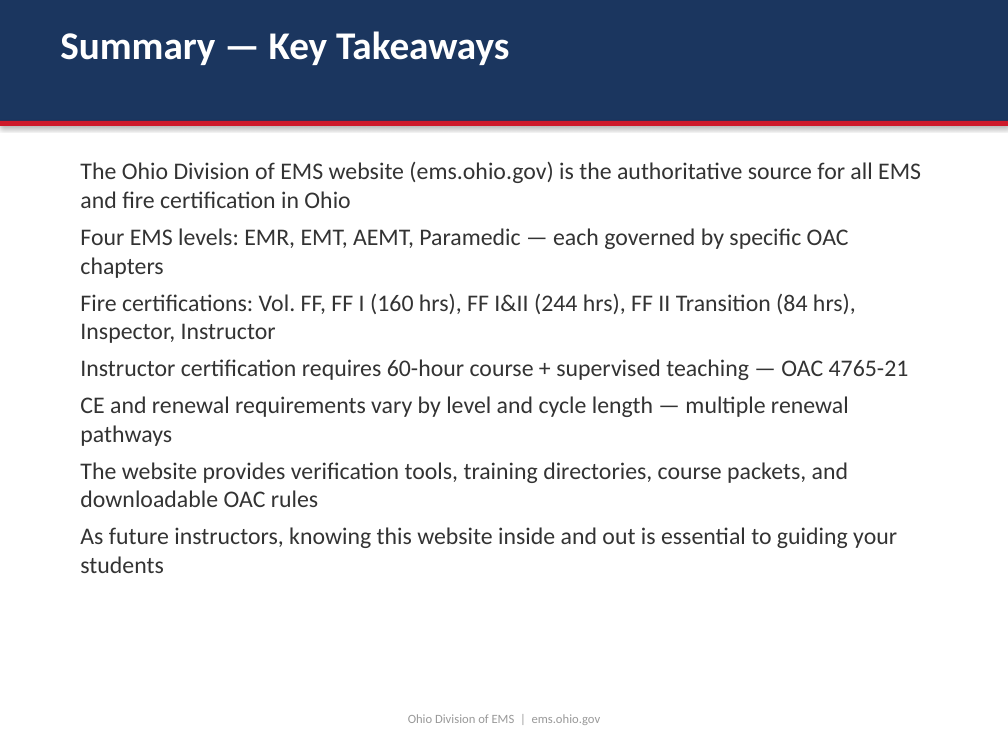
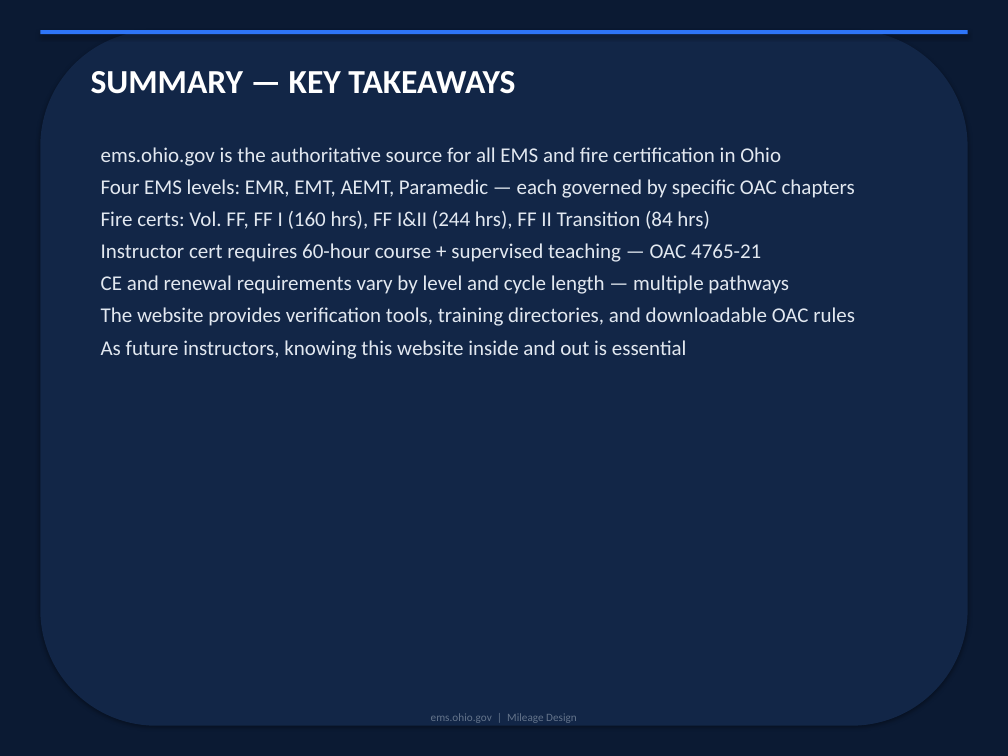
Before and after one commit to bbishilany/nicks-capstone, a slide deck: slide 16 of Ohio-Division-of-EMS-Presentation.pptx. Drawn at 1008x756 pixels with LibreOffice and Linux fonts; fonts in the diff are those of the drawing. Boxes give left, top, right and bottom in pixels: in the first picture for what was removed or moved away, otherwise in the second. Text is boxed around its words. In the diff, an @@ line names an element or a change of style, - is before the commit and + after.

```diff
--- a/Ohio-Division-of-EMS-Presentation.pptx
+++ b/Ohio-Division-of-EMS-Presentation.pptx
@@ background #FFFFFF to #0B1A33 @@
@@ rectangle removed at (x1=0, y1=0, x2=1008, y2=121) @@
@@ rectangle resized from (x1=0, y1=121, x2=1008, y2=126) to (x1=40, y1=30, x2=968, y2=34) @@
@@ rectangle at (x1=40, y1=30, x2=968, y2=34): fill #CE1A2B to #2E75F7 @@
@@ rounded rectangle added at (x1=40, y1=30, x2=968, y2=726), fill #122647 @@
@@ text at (x1=91, y1=71, x2=515, y2=94): text changed; size 28 to 24 pt @@
-Summary — Key Takeaways
+SUMMARY — KEY TAKEAWAYS
@@ text "ems.ohio.gov is the authoritative source ..." moved from (x1=80, y1=162, x2=921, y2=573) to (x1=101, y1=147, x2=855, y2=359) @@
@@ text at (x1=101, y1=147, x2=781, y2=166): text changed; size 17 to 15 pt; text colour #333333 to #E2E8F0 @@
-The Ohio Division of EMS website (ems.ohio.gov) is the authoritative source for all EMS and fire certification in Ohio
+ems.ohio.gov is the authoritative source for all EMS and fire certification in Ohio
@@ text at (x1=101, y1=179, x2=855, y2=198): size 17 to 15 pt, text colour #333333 to #E2E8F0 in "Four EMS levels: EMR, EMT, AEMT, Paramedic ..."; less space between paragraphs @@
@@ text at (x1=101, y1=211, x2=855, y2=359): text changed; size 17 to 15 pt; text colour #333333 to #E2E8F0 @@
-Fire certifications: Vol. FF, FF I (160 hrs), FF I&II (244 hrs), FF II Transition (84 hrs), Inspector, Instructor
-Instructor certification requires 60-hour course + supervised teaching — OAC 4765-21
-CE and renewal requirements vary by level and cycle length — multiple renewal pathways
-The website provides verification tools, training directories, course packets, and downloadable OAC rules
-As future instructors, knowing this website inside and out is essential to guiding your students
+Fire certs: Vol. FF, FF I (160 hrs), FF I&II (244 hrs), FF II Transition (84 hrs)
+Instructor cert requires 60-hour course + supervised teaching — OAC 4765-21
+CE and renewal requirements vary by level and cycle length — multiple pathways
+The website provides verification tools, training directories, and downloadable OAC rules
+As future instructors, knowing this website inside and out is essential
@@ text at (x1=431, y1=713, x2=577, y2=723): text changed; size 9 to 8 pt; text colour #999999 to #64748B @@
-Ohio Division of EMS | ems.ohio.gov
+ems.ohio.gov | Mileage Design
```
Also in this commit, not shown: 29 other slides changed, 7 other files.
